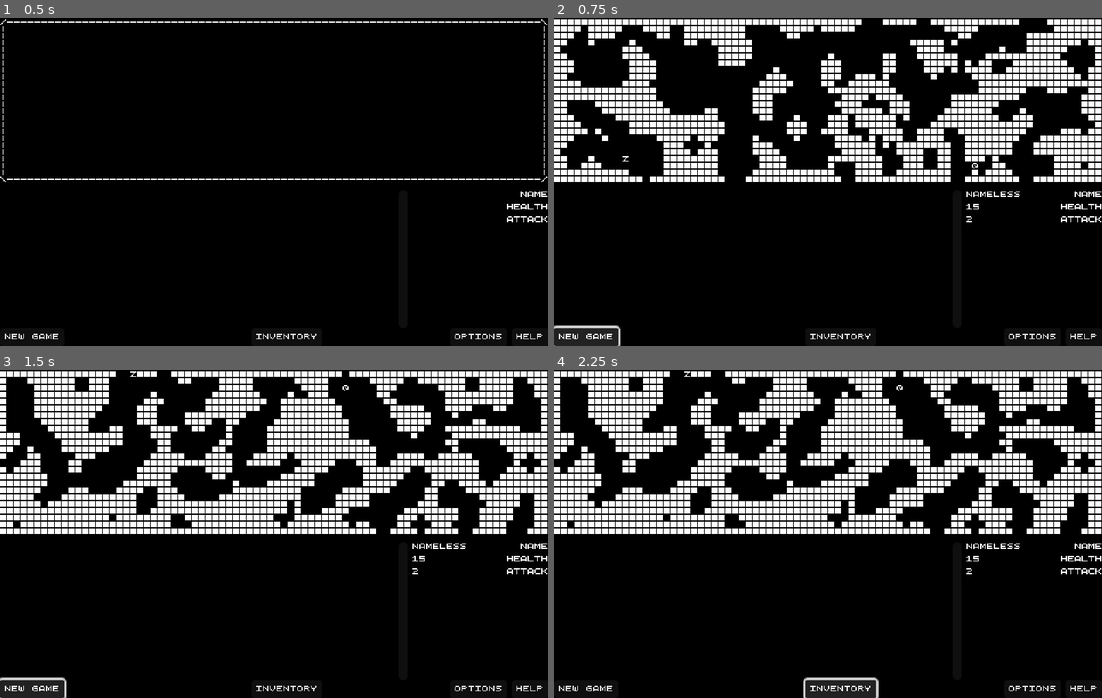
Above: before the commit, frames 1-4 (two rows, left to right).
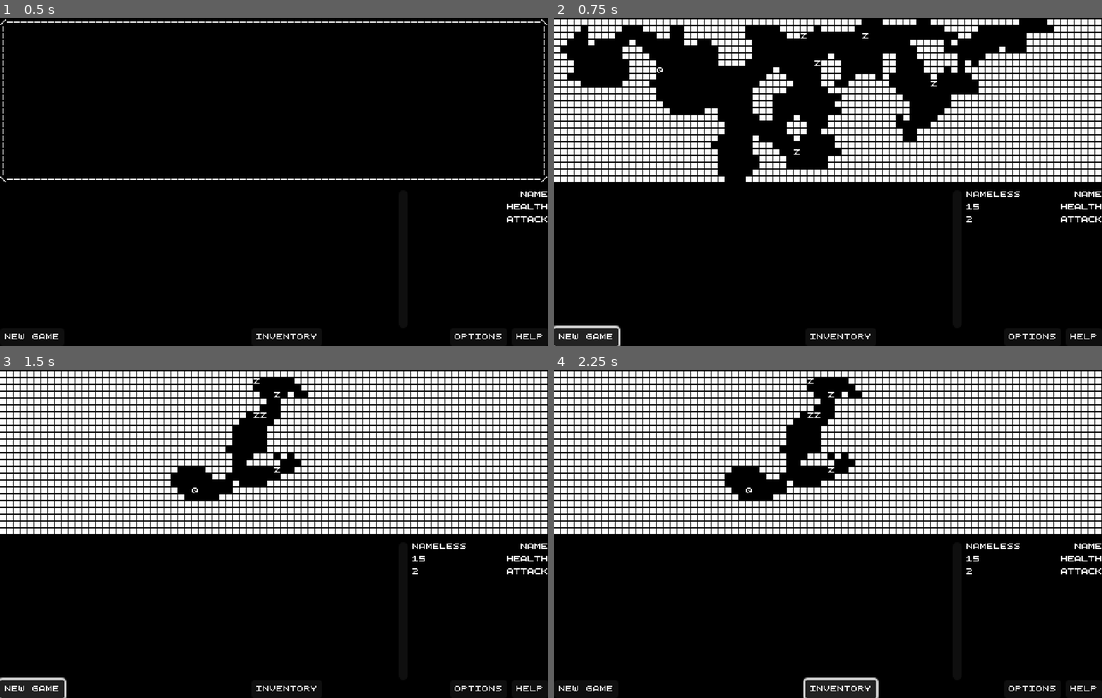
Above: after the commit, the same moments.

Repository: k4gi/7drl2023
Game: Godot game, scene res://Game.tscn
Same seed, same stepped clock (60 frames per second), same inputs: the game is played once before the commit and once after it.
Inputs:
- Up to frame 1 (0.5 s): no input
- Up to frame 2 (0.75 s): click "New Game" at 0.5 s
- Up to frame 3 (1.5 s): click "New Game" at 1.25 s
- Up to frame 4 (2.25 s): click "Inventory" at 2 s

Frame 1 is identical in both runs. In frame 2, 5.4% of the frame differs, in the area x 1-99%, y 4-50%; in frame 3, 13%, in the area x 0-99%, y 0-50%; in frame 4, 13%.

Commit message:
stack overflow wooo

Diff:
--- a/Enemy.gd
+++ b/Enemy.gd
@@ -11,6 +11,12 @@
 var enemy_stats = {}
 
 
+func set_enemy_id(id: String):
+	enemy_id = id
+	enemy_stats = Data.ENEMY_LIST[enemy_id].duplicate()
+	$Label.set_text( enemy_stats["char"] )
+
+
 func set_colour_normal():
 	$ColorRect.set_color(BACKGROUND_COLOUR)
 	$Label.set_modulate(FOREGROUND_COLOUR)
--- a/Game.gd
+++ b/Game.gd
@@ -10,6 +10,8 @@
 
 var Character = null
 
+var random = RandomNumberGenerator.new()
+
 
 func _ready():
 	pass
@@ -20,9 +22,18 @@
 
 	$Map.cellular_automata_generation()
 
-	var random = RandomNumberGenerator.new()
 	random.randomize()
 
+	setup_pathfinding()
+
+	#spawning entities goes in the middle here
+	setup_entities()
+
+	#finalize world with numbers
+	setup_stats()
+
+
+func setup_pathfinding():
 	pathfinding = AStarGrid2D.new()
 	pathfinding.set_size( $Map.SIZE )
 	pathfinding.update()
@@ -30,30 +41,55 @@
 		if $Map.is_wall_at_grid( each_grid_pos ):
 			pathfinding.set_point_solid( each_grid_pos, true )
 
-	#spawning entities goes in the middle here
+
+func setup_entities():
 	var empty_map_squares = $Map.get_used_cells_by_id(0, 0, $Map.EMPTY_SPACE)
 	var random_square = random.randi() % empty_map_squares.size()
 
+	var character_position = empty_map_squares[random_square]
+	spawn_character(character_position)
+	empty_map_squares.remove_at(random_square)
+
+	#enemies should be at least . . . TEN squares away from the Character
+	remove_squares_close_to(empty_map_squares, character_position)
+
+	#to start with we will spawn . . . FIVE enemies
+	for five_times in range(0,5):
+		random_square  = random.randi() % empty_map_squares.size()
+		spawn_enemy(empty_map_squares[random_square])
+		empty_map_squares.remove_at(random_square)
+
+
+func remove_squares_close_to(map_squares, grid_pos, distance:=10):
+	var squares_to_be_removed = []
+	for each_square in map_squares:
+		if abs( each_square.x - grid_pos.x ) < distance and \
+			abs( each_square.y - grid_pos.y ) < distance:
+				squares_to_be_removed.append( each_square )
+	for each_square in squares_to_be_removed:
+		map_squares.erase(each_square)
+
+
+func spawn_character(grid_pos):
 	var new_character = CHARACTER.instantiate()
-	new_character.set_position( $Map.map_to_local( empty_map_squares[random_square] ) )
+	new_character.set_position( $Map.map_to_local( grid_pos ) )
 	new_character.attempt_move_to.connect(_on_character_attempt_move_to)
 	new_character.attempt_action_at.connect(_on_character_attempt_action_at)
 	Character = new_character
 	%Entities.add_child(new_character)
 
-	empty_map_squares.remove_at(random_square)
-
-	random_square  = random.randi() % empty_map_squares.size()
+
+func spawn_enemy(grid_pos, id:="zombie"):
 	var new_enemy = ENEMY.instantiate()
-	new_enemy.set_position( $Map.map_to_local( empty_map_squares[random_square] ) )
+	new_enemy.set_position( $Map.map_to_local( grid_pos ) )
+	new_enemy.set_enemy_id(id)
+
 	%Enemies.add_child(new_enemy)
 
-	#finalize world with numbers
+
+func setup_stats():
 	State.character_stats = Data.CHARACTER_LIST["default"].duplicate()
 	refresh_state()
-
-	for each_enemy in %Enemies.get_children():
-		each_enemy.enemy_stats = Data.ENEMY_LIST[each_enemy.enemy_id].duplicate()
 
 
 func reset_game():
@@ -72,6 +108,16 @@
 	State.character_inventory = {}
 
 
+func spawn_enemy_during_game():
+	var empty_map_squares = $Map.get_used_cells_by_id(0, 0, $Map.EMPTY_SPACE)
+	var character_position = $Map.local_to_map( Character.get_position() )
+	remove_squares_close_to(empty_map_squares, character_position)
+
+	var random_square = random.randi() % empty_map_squares.size()
+
+	spawn_enemy( empty_map_squares[random_square] )
+
+
 func _on_character_attempt_move_to(pos):
 	var has_moved = false
 
@@ -92,6 +138,7 @@
 					add_message("You have killed the %s!" % each_enemy.enemy_stats["name"])
 					%Enemies.remove_child(each_enemy)
 					each_enemy.queue_free()
+					spawn_enemy_during_game()
 				has_moved = true
 				break
 
--- a/Map.gd
+++ b/Map.gd
@@ -43,7 +43,7 @@
 		generations[current_generation].append( [] )
 		for y in SIZE.y:
 			if random.randi() % 100 < 50:
-				generations[current_generation][x].append( Vector2i.ZERO )
+				generations[current_generation][x].append( EMPTY_SPACE )
 			else:
 				generations[current_generation][x].append( SOLID_SQUARE )
 
@@ -67,14 +67,54 @@
 				if number_of_walls >= 5:
 					generations[current_generation][x].append( SOLID_SQUARE )
 				else:
-					generations[current_generation][x].append( Vector2i.ZERO )
+					generations[current_generation][x].append( EMPTY_SPACE )
 		smoothing_steps -= 1
 
 	#third step, flooding a cave and filling in the rest
+	var flood_squares = [Vector2i(SIZE.x/2, SIZE.y/2)]
+	append_neighbours_to_flood( flood_squares, generations[current_generation] )
+	print(flood_squares)
+
 	#fourth step, checking the cave is big enough
-	#can both of these be done at once
+	var grid_size = SIZE.x * SIZE.y
+	print(grid_size)
+	print(flood_squares.size())
+	if grid_size - flood_squares.size() < grid_size/3:
+		#not a big enough dungeon, try again
+		#cellular_automata_generation()
+		pass
+
+	#fifth step, assemble final grid
+	generations.append( [] )
+	current_generation += 1
+	for x in SIZE.x:
+		generations[current_generation].append( [] )
+		for y in SIZE.y:
+			if flood_squares.has( Vector2i(x,y) ):
+				generations[current_generation][x].append( EMPTY_SPACE )
+			else:
+				generations[current_generation][x].append( SOLID_SQUARE )
 
 	#final step, export to the TileMap
 	for x in SIZE.x:
 		for y in SIZE.y:
 			set_cell(0,  Vector2i(x,y), 0, generations[current_generation][x][y] )
+
+
+func append_neighbours_to_flood(flood, map_grid):
+	print("new recursion")
+	var new_flood = []
+
+	for each_flood_square in flood:
+		for x_range in range( each_flood_square.x-1, each_flood_square.x+2 ):
+			for y_range in range( each_flood_square.y-1, each_flood_square.y+2 ):
+				if x_range < 0 or x_range >= SIZE.x or y_range < 0 or y_range >= SIZE.y:
+					continue
+				var new_square = Vector2i(x_range, y_range)
+				if not flood.has( new_square ) and not new_flood.has( new_square ) and map_grid[x_range][y_range] == EMPTY_SPACE:
+					new_flood.append(new_square)
+
+	print(new_flood)
+	if new_flood.size() > 0:
+		append_neighbours_to_flood( new_flood, map_grid )
+		flood.append_array( new_flood )
